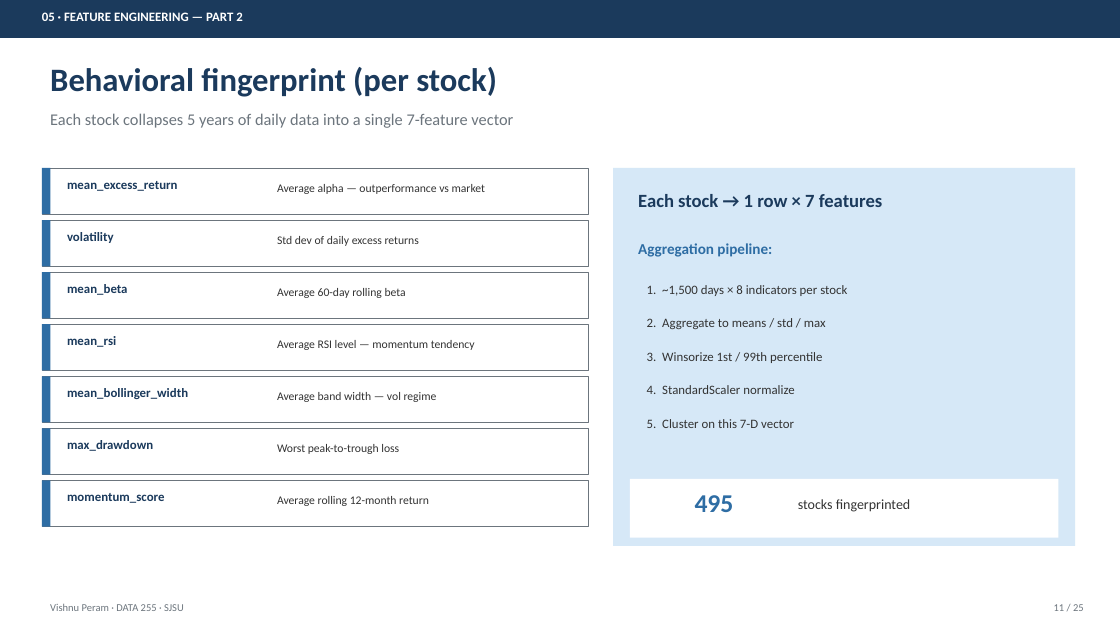
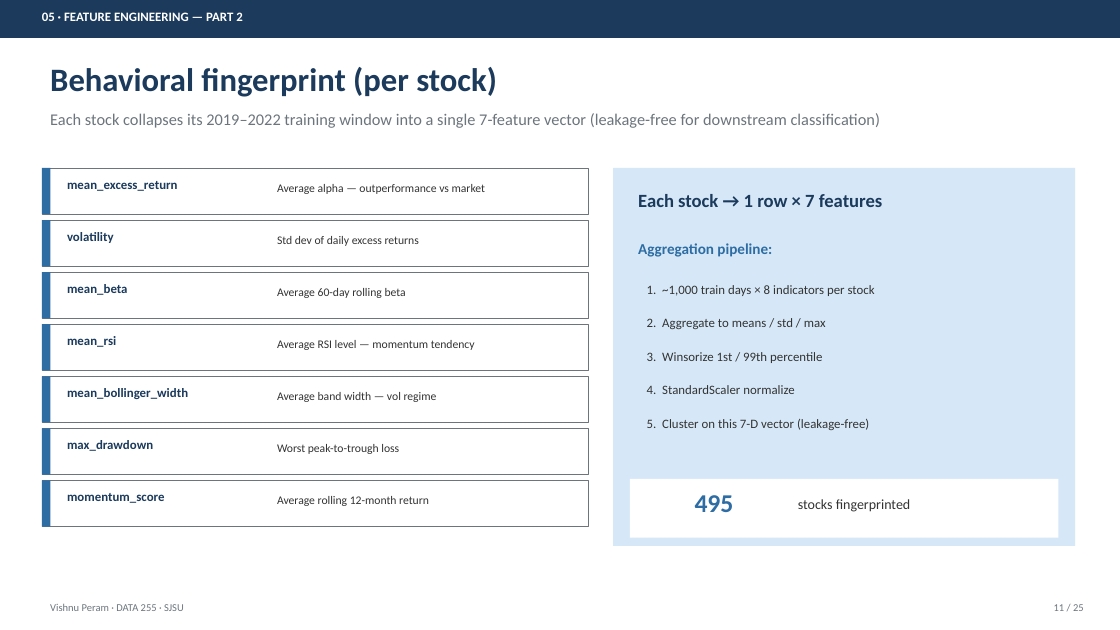
Before and after one commit to PeramVishnuSree/Stock-Behavioral-Clustering-and-Return-Prediction, a slide deck: slide 11 of PRESENTATION.pptx. Drawn at 1120x630 pixels with LibreOffice and Linux fonts; fonts in the diff are those of the drawing. Boxes give left, top, right and bottom in pixels: in the first picture for what was removed or moved away, otherwise in the second. Text is boxed around its words. In the diff, an @@ line names an element or a change of style, - is before the commit and + after.

```diff
--- a/PRESENTATION.pptx
+++ b/PRESENTATION.pptx
@@ text at bbox=[50, 113, 880, 128]: text changed @@
-Each stock collapses 5 years of daily data into a single 7-feature vector
+Each stock collapses its 2019–2022 training window into a single 7-feature vector (leakage-free for downstream classification)
@@ text at bbox=[647, 285, 875, 296]: text changed @@
-1. ~1,500 days × 8 indicators per stock
+1. ~1,000 train days × 8 indicators per stock
@@ text at bbox=[647, 419, 869, 430]: text changed @@
-5. Cluster on this 7-D vector
+5. Cluster on this 7-D vector (leakage-free)
```
Also in this commit, not shown: 4 other slides changed, 3 other files.
